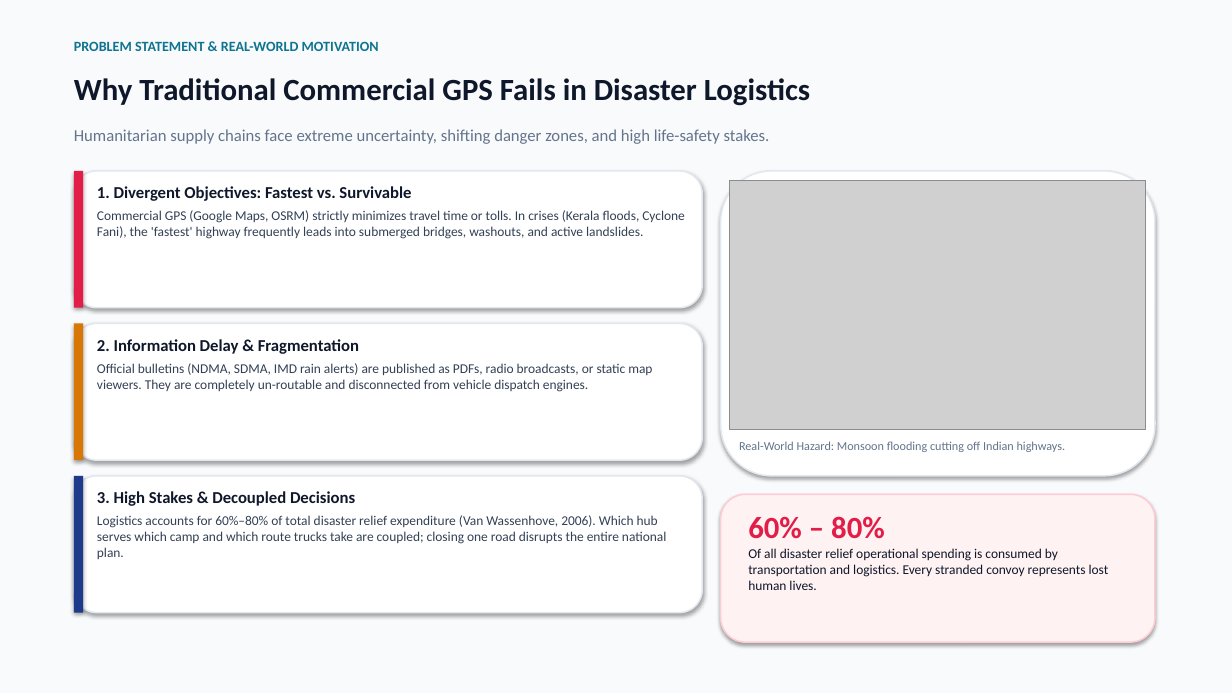
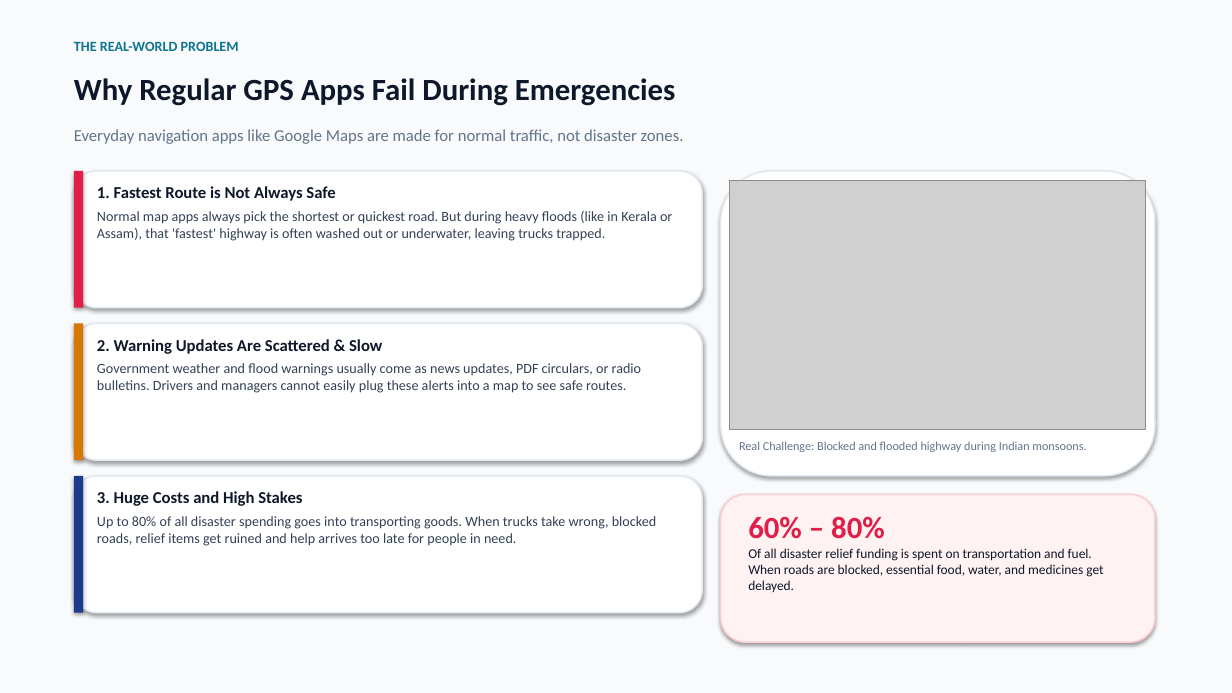
Before and after one commit to nisargad1/ReliefRoute-India, a slide deck: slide 2 of docs/ReliefRoute_India_Presentation.pptx. Drawn at 1232x693 pixels with LibreOffice and Linux fonts; fonts in the diff are those of the drawing; grey boxes stand for pictures. Boxes give left, top, right and bottom in pixels: in the first picture for what was removed or moved away, otherwise in the second. Text is boxed around its words. In the diff, an @@ line names an element or a change of style, - is before the commit and + after.

Commit message:
docs: simplify presentation wording for easy reading and defense

```diff
--- a/docs/ReliefRoute_India_Presentation.pptx
+++ b/docs/ReliefRoute_India_Presentation.pptx
@@ text at [74,41,239,51]: text changed @@
-PROBLEM STATEMENT & REAL-WORLD MOTIVATION
+THE REAL-WORLD PROBLEM
@@ text at [74,78,676,106]: text changed @@
-Why Traditional Commercial GPS Fails in Disaster Logistics
+Why Regular GPS Apps Fail During Emergencies
@@ text at [74,129,684,144]: text changed @@
-Humanitarian supply chains face extreme uncertainty, shifting danger zones, and high life-safety stakes.
+Everyday navigation apps like Google Maps are made for normal traffic, not disaster zones.
@@ text at [97,186,672,241]: text changed; size 10.5 to 11 pt @@
-1. Divergent Objectives: Fastest vs. Survivable
-Commercial GPS (Google Maps, OSRM) strictly minimizes travel time or tolls. In crises (Kerala floods, Cyclone Fani), the 'fastest' highway frequently leads into submerged bridges, washouts, and active landslides.
+1. Fastest Route is Not Always Safe
+Normal map apps always pick the shortest or quickest road. But during heavy floods (like in Kerala or Assam), that 'fastest' highway is often washed out or underwater, leaving trucks trapped.
@@ text at [97,339,642,393]: text changed; size 10.5 to 11 pt @@
-2. Information Delay & Fragmentation
-Official bulletins (NDMA, SDMA, IMD rain alerts) are published as PDFs, radio broadcasts, or static map viewers. They are completely un-routable and disconnected from vehicle dispatch engines.
+2. Warning Updates Are Scattered & Slow
+Government weather and flood warnings usually come as news updates, PDF circulars, or radio bulletins. Drivers and managers cannot easily plug these alerts into a map to see safe routes.
@@ text at [739,441,1086,452]: text changed @@
-Real-World Hazard: Monsoon flooding cutting off Indian highways.
+Real Challenge: Blocked and flooded highway during Indian monsoons.
@@ text at [97,491,657,546]: text changed; size 10.5 to 11 pt @@
-3. High Stakes & Decoupled Decisions
-Logistics accounts for 60%–80% of total disaster relief expenditure (Van Wassenhove, 2006). Which hub serves which camp and which route trucks take are coupled; closing one road disrupts the entire national plan.
+3. Huge Costs and High Stakes
+Up to 80% of all disaster spending goes into transporting goods. When trucks take wrong, blocked roads, relief items get ruined and help arrives too late for people in need.
@@ text at [748,548,1103,592]: text changed @@
-Of all disaster relief operational spending is consumed by transportation and logistics. Every stranded convoy represents lost human lives.
+Of all disaster relief funding is spent on transportation and fuel. When roads are blocked, essential food, water, and medicines get delayed.
```
Also in this commit, not shown: 10 other slides changed, 1 other file.
